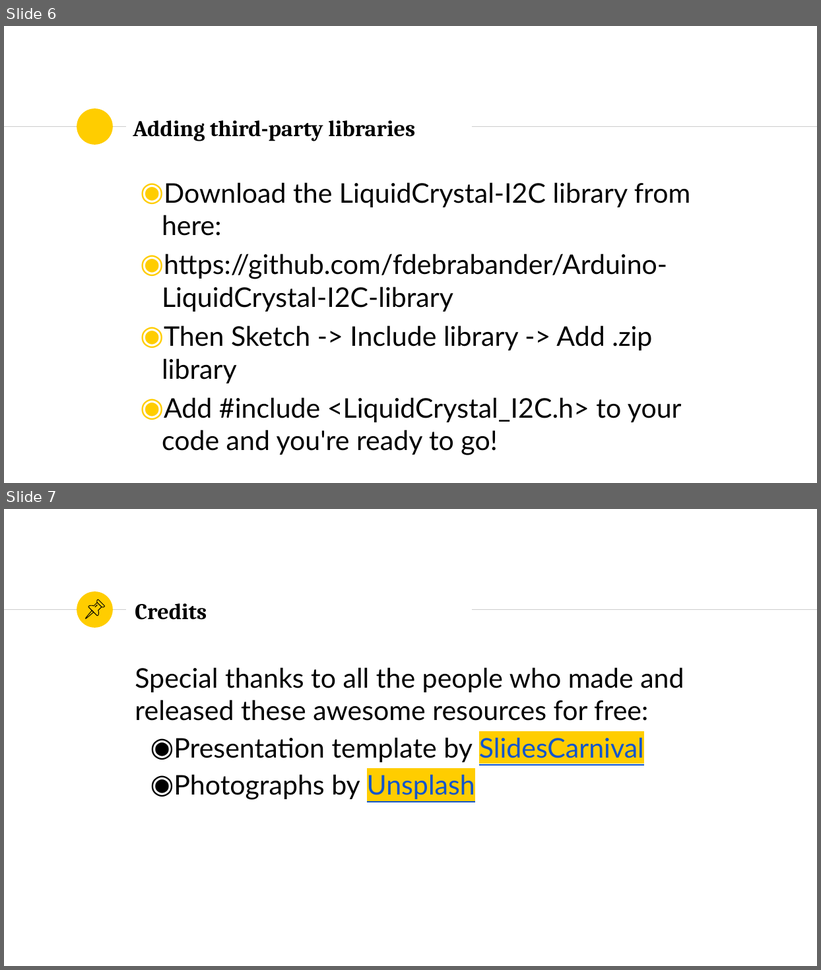
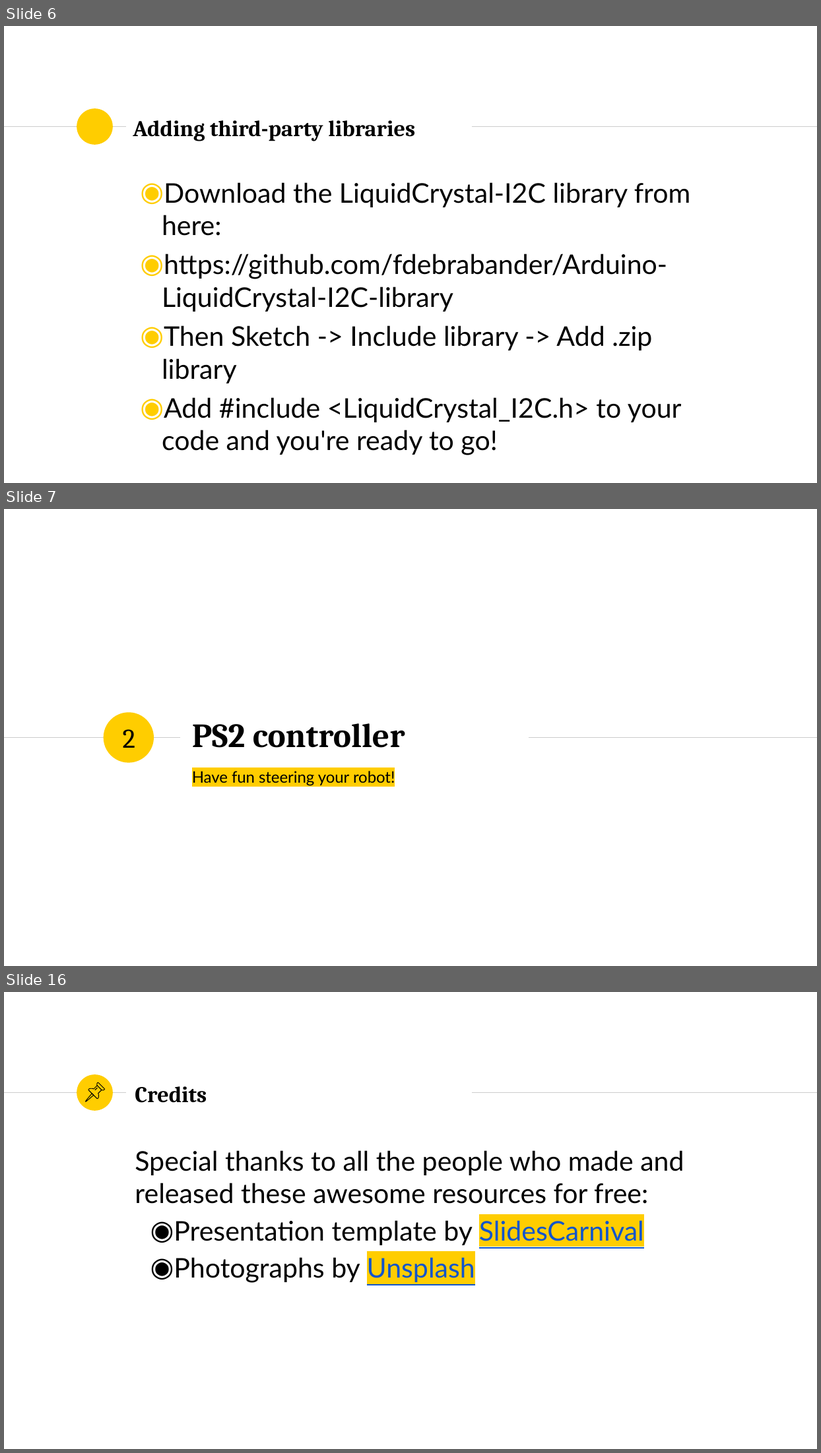
Before and after one commit to SSTIA/arduino-seminar, a slide deck: slides/ArduinoSeminar2.pptx. Shown one above the other, each under a label of ours: slides 6 and 7 before the commit, slides 6, 7 and 16 after it; the slides between them are not shown. The pictures are 821x970 and 821x1453 pixels, drawn with LibreOffice and Linux fonts; fonts in the diff are those of the drawing. Boxes give left, top, right and bottom in pixels: in the first picture for what was removed or moved away, otherwise in the second. Text is boxed around its words. In the diff, an @@ line names an element or a change of style, - is before the commit and + after.

```diff
--- a/slides/ArduinoSeminar2.pptx
+++ b/slides/ArduinoSeminar2.pptx
@@ slide 7 added at [4, 509, 817, 966], background #FFFFFF @@
@@ ellipse added at [104, 713, 154, 763], fill #FFCD00 @@
@@ title added at [192, 723, 405, 748], 40 pt, text #000000, bold @@
+PS2 controller
@@ line added from (4, 738) to (180, 738), #CCCCCC 0.75 pt @@
@@ text added at [123, 729, 135, 748], 32 pt, text #000000 @@
+2
@@ line added from (529, 738) to (817, 738), #CCCCCC 0.75 pt @@
@@ subtitle added at [192, 769, 395, 787], 18.6 pt, text #000000 @@
+Have fun steering your robot!
@@ what was slide 7 is now slide 16 @@
```
Also in this commit, not shown: 8 other slides added, 4 other files.
